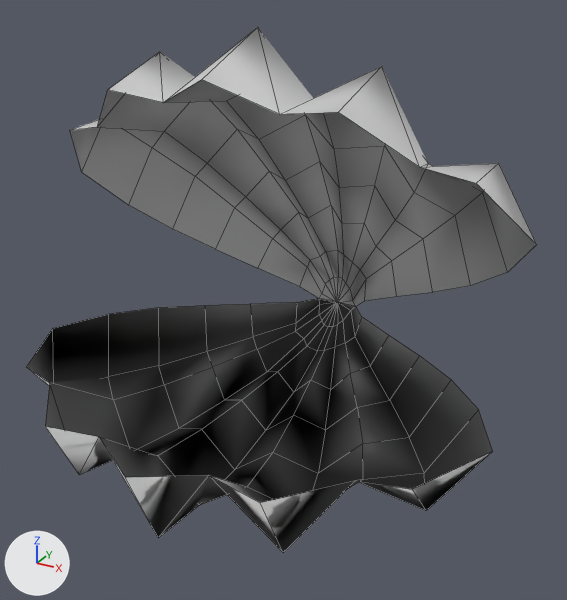
An edit to the FBX model QuestTemplate/Assets/Design/Clam/Clam.fbx, drawn before and after from the same camera.
Rendered twice from a 50 mm lens placed at (0.469, -0.961, 0.464), pointed at (0.076, -0.247, 0.107). The axes (+X, +Y, +Z) are drawn at lower left. The lights are the same throughout. Mesh edges are drawn as thin lines. Objects named as collision shapes, trigger or cutter boxes, shadow casters or lower levels of detail are left out. Vertices at the same position are counted once.

Objects in the first picture: 'Clam_LOD0'.
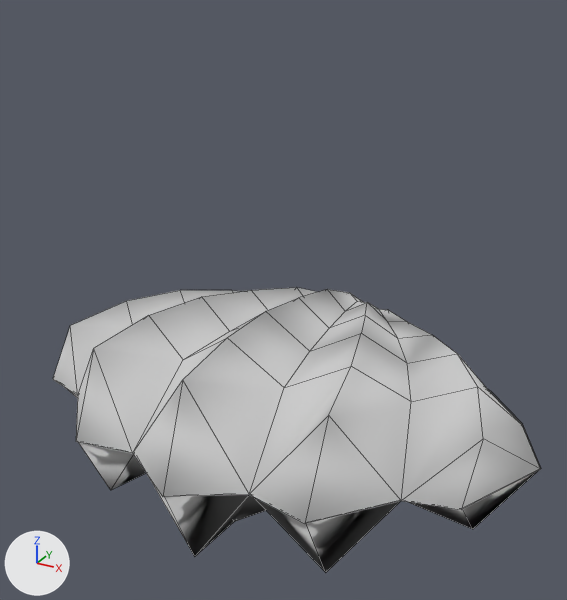
What differs and where, as boxes (x1, y1, x2, y2) in the pictures (567 x 600 px; the box of a moved part takes in the faces that stretch with it):
'Clam_LOD0', reshaped (46% shorter)
    before: (26, 27, 537, 553)
    after: (53, 287, 541, 573)
part 1 of me_untitled_001, moved or reshaped
    before: (70, 27, 537, 306)
    after: (53, 287, 541, 524)
part 2 of me_untitled_001, moved or reshaped
    before: (26, 298, 493, 553)
    after: (67, 389, 541, 573)

Patch to the scene script:
```diff
--- a/QuestTemplate/Assets/Design/Clam/Clam.fbx.py
+++ b/QuestTemplate/Assets/Design/Clam/Clam.fbx.py
@@ me_untitled_001 @@
 me_untitled_001.from_pydata(...)  # 166 vertices, 160 faces; spans x -0.27..0.331, y -0.482..0.001, z -0.115..0.396
 # used by ob_clam_lod0; location = (0.0, 0.0, 0.0)
+# me_untitled_001 part 1: the loose piece of 83 vertices spanning x -0.27..0.331, y -0.325..0.001, z -0.001..0.396 is multiplied about its middle by the matrix ((1.004, 0.0, 0.0), (0.0, 0.676, -0.742), (0.0, 0.742, 0.676)), then moved by (0.048, -0.097, -0.186)
+# me_untitled_001 part 2: the loose piece of 83 vertices spanning x -0.27..0.331, y -0.482..0.0, z -0.115..0.0 is multiplied about its middle by the matrix ((1.004, 0.0, 0.0), (0.0, 1.004, 0.0), (0.0, 0.0, 1.004)), then moved by (0.048, -0.001, -0.003)
 me_untitled_001.materials.append(mat_material_clam)
```
